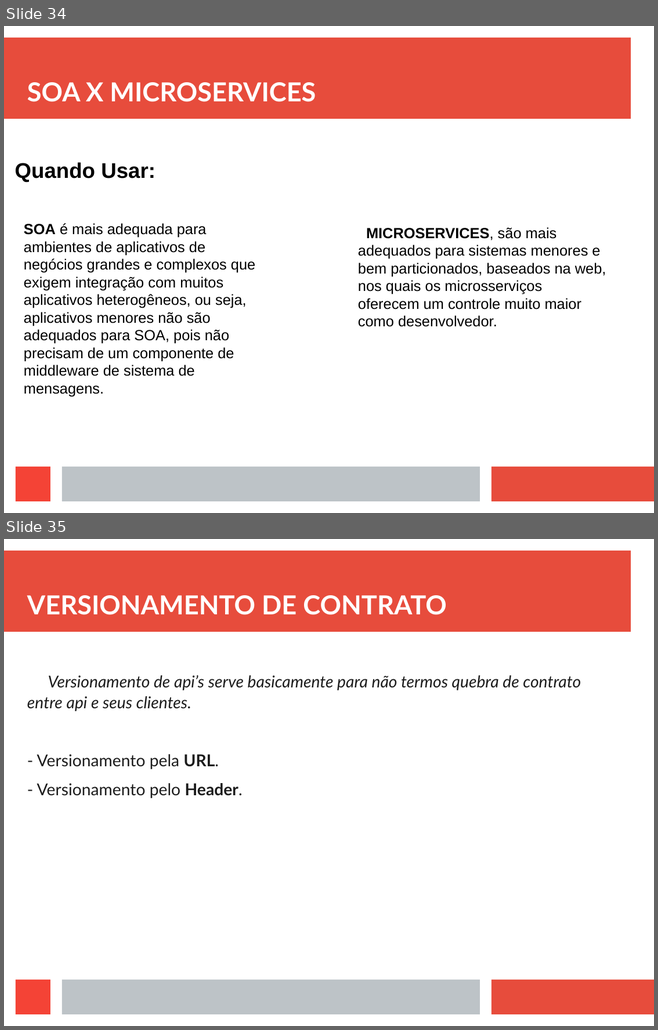
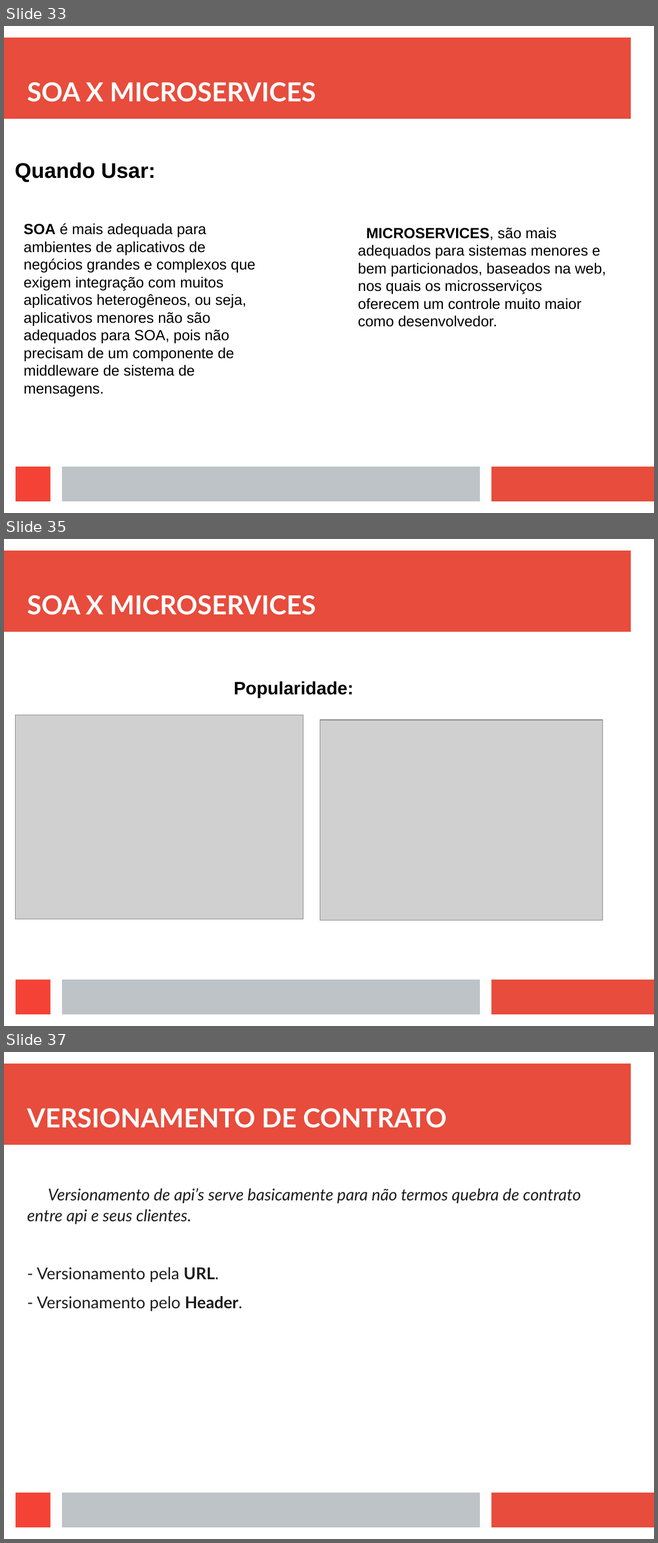
Before and after one commit to viniciusFortti/test, a slide deck: Apresentação/ApresentaçãoTerceiraSemana.odp. Shown one above the other, each under a label of ours: slides 34 and 35 before the commit, slides 33, 35 and 37 after it; the slides between them are not shown. The pictures are 658x1030 and 658x1543 pixels, drawn with LibreOffice and Linux fonts; fonts in the diff are those of the drawing; grey boxes stand for pictures. Boxes give left, top, right and bottom in pixels: in the first picture for what was removed or moved away, otherwise in the second. Text is boxed around its words. In the diff, an @@ line names an element or a change of style, - is before the commit and + after.

```diff
--- a/Apresentação/ApresentaçãoTerceiraSemana.odp
+++ b/Apresentação/ApresentaçãoTerceiraSemana.odp
@@ slide 35 added at (4,539,654,1026), background #FFFFFF; not listed: 4 template elements that a slide beside it also shows @@
@@ title added at (27,595,315,615), 32 pt, text #FFFFFF, bold @@
+SOA X MICROSERVICES
@@ text added at (234,681,353,698), 22 pt, text #000000, bold @@
+Popularidade:
@@ picture added at (15,715,303,919) @@
@@ picture added at (320,720,603,921) @@
@@ what was slide 34 is now slide 33 @@
@@ what was slide 35 is now slide 37 @@
```
Also in this commit, not shown: 3 slides changed, 2 other slides added, 1 slide removed, 7 other files.
